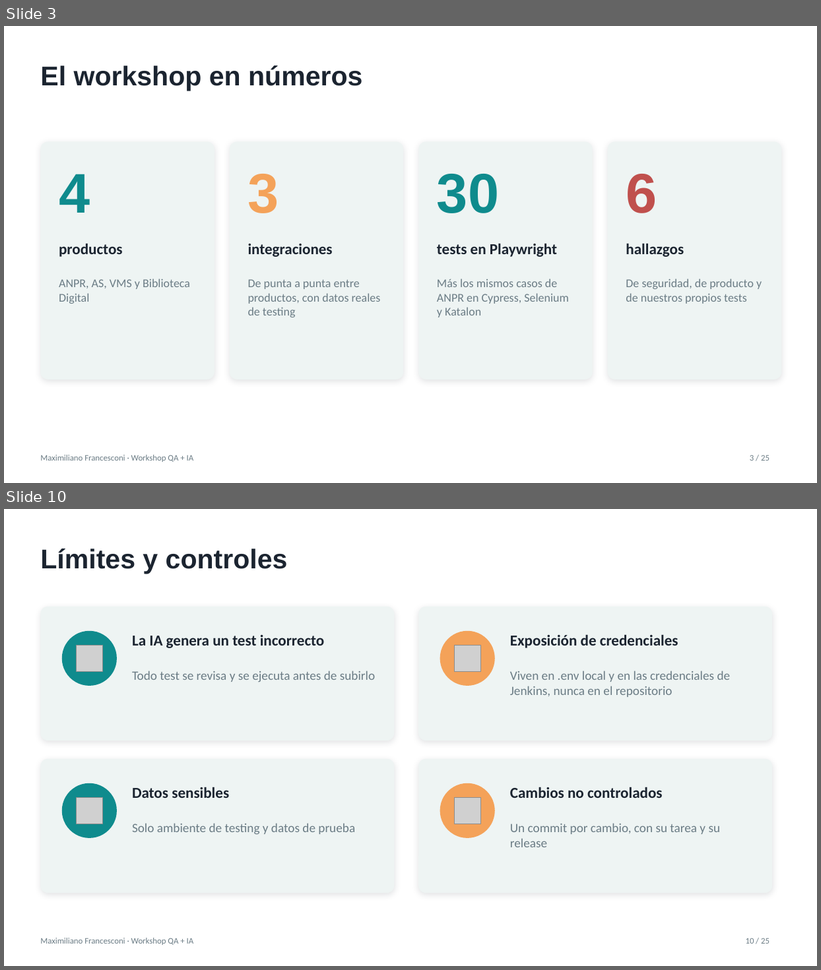
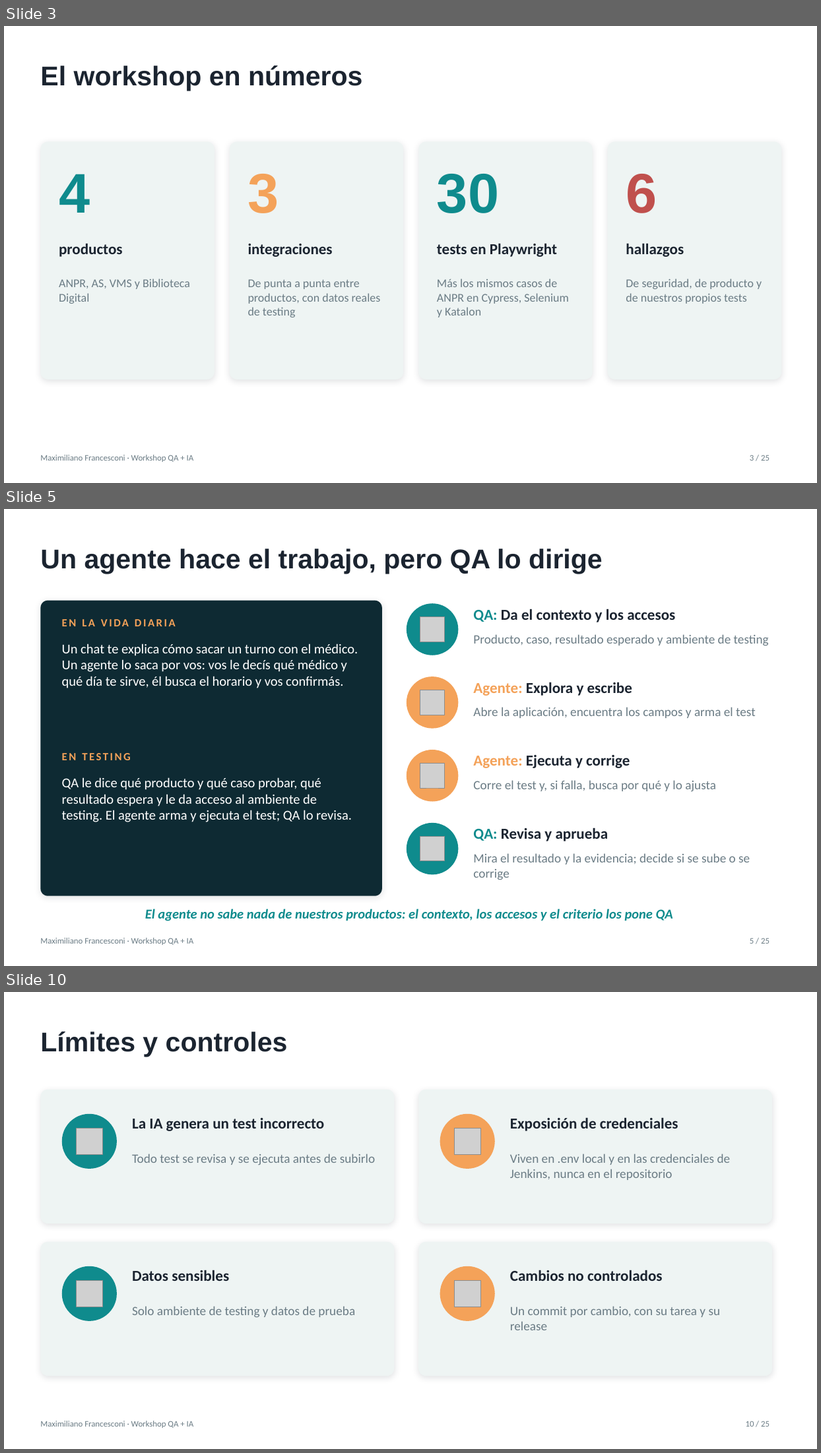
Before and after one commit to maximilianofni/qa-ai-workshop, a slide deck: docs/Workshop-QA-IA.pptx. Shown one above the other, each under a label of ours: slides 3 and 10 before the commit, slides 3, 5 and 10 after it; the slides between them are not shown. The pictures are 821x970 and 821x1453 pixels, drawn with LibreOffice and Linux fonts; fonts in the diff are those of the drawing; grey boxes stand for pictures. Boxes give left, top, right and bottom in pixels: in the first picture for what was removed or moved away, otherwise in the second. Text is boxed around its words. In the diff, an @@ line names an element or a change of style, - is before the commit and + after.

```diff
--- a/docs/Workshop-QA-IA.pptx
+++ b/docs/Workshop-QA-IA.pptx
@@ slide 5 added at [4,509,817,966], background #FFFFFF; not listed: 2 template elements that a slide beside it also shows @@
@@ title added at [40,549,603,574], 32 pt, text #1B2430, bold @@
+Un agente hace el trabajo, pero QA lo dirige
@@ rounded rectangle added at [40,601,382,896], fill #0E2A33 @@
@@ ellipse added at [407,603,459,656], fill #0F8B8D @@
@@ text added at [62,619,176,626], 13 pt, text #F4A259, bold @@
+EN LA VIDA DIARIA
@@ picture added at [420,617,445,642] @@
@@ text added at [473,609,675,623], 18 pt, text #1B2430, bold @@
+QA: Da el contexto y los accesos
@@ text added at [62,644,358,689], 16 pt, text #FFFFFF @@
+Un chat te explica cómo sacar un turno con el médico. Un agente lo saca por vos: vos le decís qué médico y qué día te sirve, él busca el horario y vos confirmás.
@@ text added at [473,634,769,646], 15 pt, text #6B7C85 @@
+Producto, caso, resultado esperado y ambiente de testing
@@ ellipse added at [407,677,459,729], fill #F4A259 @@
@@ text added at [473,682,632,696], 18 pt, text #1B2430, bold @@
+Agente: Explora y escribe
@@ picture added at [420,690,445,715] @@
@@ text added at [473,707,756,718], 15 pt, text #6B7C85 @@
+Abre la aplicación, encuentra los campos y arma el test
@@ text added at [62,753,131,760], 13 pt, text #F4A259, bold @@
+EN TESTING
@@ ellipse added at [407,750,459,802], fill #F4A259 @@
@@ picture added at [420,763,445,788] @@
@@ text added at [473,755,630,768], 18 pt, text #1B2430, bold @@
+Agente: Ejecuta y corrige
@@ text added at [62,778,352,823], 16 pt, text #FFFFFF @@
+QA le dice qué producto y qué caso probar, qué resultado espera y le da acceso al ambiente de testing. El agente arma y ejecuta el test; QA lo revisa.
@@ text added at [473,780,716,791], 15 pt, text #6B7C85 @@
+Corre el test y, si falla, busca por qué y lo ajusta
@@ ellipse added at [407,823,459,875], fill #0F8B8D @@
@@ picture added at [420,836,445,861] @@
@@ text added at [473,828,609,842], 18 pt, text #1B2430, bold @@
+QA: Revisa y aprueba
@@ text added at [473,854,750,881], 15 pt, text #6B7C85 @@
+Mira el resultado y la evidencia; decide si se sube o se corrige
@@ text added at [145,909,673,921], 16 pt, text #0F8B8D, bold, italic @@
+El agente no sabe nada de nuestros productos: el contexto, los accesos y el criterio los pone QA
@@ page number added at [750,939,754,944], 10 pt, text #6B7C85 @@
+5
```
Also in this commit, not shown: 6 slides changed, 2 other slides added, 3 slides removed, 3 other files.
